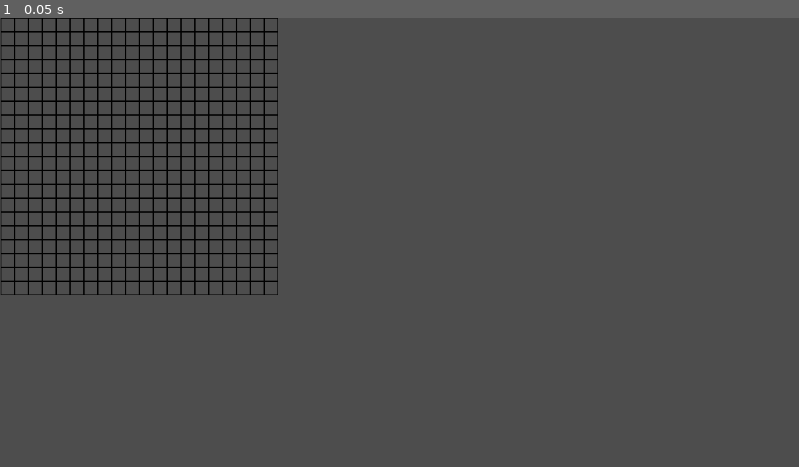
Above: before the commit, frame 1.
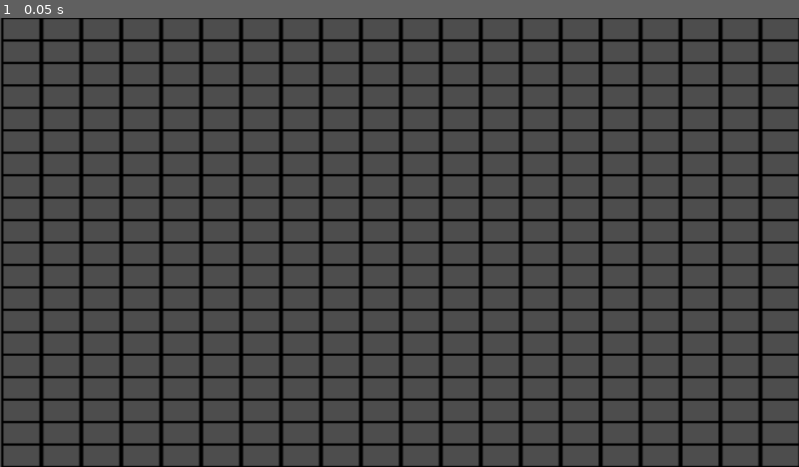
Above: after the commit, the same moment.

Repository: Deiuca/Grammatica
Game: Godot game, scene res://progetto.tscn
Two runs of this game, one before a commit and one after it. Both use one fixed random seed, a clock stepped at 60 frames per second and the inputs below.
Inputs:
- Up to frame 1 (0.05 s): no input

The runs differ from the first frame. In frame 1, 25% of the frame differs, in the area x 0-100%, y 0-100%.

Commit message:
Finito imlementare core-lavoro-stringhe, no tested

Diff:
--- a/Script/generatore_livello.gd
+++ b/Script/generatore_livello.gd
@@ -2,24 +2,104 @@
 
 @export var width = 20
 @export var height = 20
-@export var texture_down = 20
+@export var texture_size = Vector2(20,20)
+
+@export var generator_seed : int = randi() % 3000
+
+var randomGenerator : RandomNumberGenerator = RandomNumberGenerator.new()
 
 var celle = []
+var stringa = "AAAAAAAAAAAAAAAAAAAAT"
 
 # Called when the node enters the scene tree for the first time.
 func _ready():
+
+	self.randomGenerator.set_seed(self.generator_seed)
+	print(generator_seed)
+
 	inizializza_griglia()
-
 
 # Called every frame. 'delta' is the elapsed time since the previous frame.
 func _process(delta):
 	pass
 
+func applica_regole():
+	for regola in Regole.regole:
+		var indxTrigger = trova_in_str(regola[1])
+		while indxTrigger != -1:
+			var daSostituire = true
+			#Cond aggiuntive
+			for cond in regola[2]:
+				daSostituire &= verifica_cond(cond, indxTrigger)
+
+			if daSostituire:
+				for s in regola[3]:
+					applica_sostituzioni(s)
+
+			indxTrigger = trova_in_str(regola[1], indxTrigger+1)
+
 func inizializza_griglia():
+
+	var windows_size = get_viewport().size
+	var cell_scale = Vector2((windows_size.x/texture_size.x)/self.width, (windows_size.y/texture_size.y)/self.height)
+
 	for h in height:
 		for w in width:
 			var cella = preload("res://cella.tscn").instantiate()
-			cella.position.x = texture_down*w
-			cella.position.y = texture_down*h
+			cella.scale = cell_scale
+			cella.position.x = texture_size.x*w*cell_scale.x
+			cella.position.y = texture_size.y*h*cell_scale.y
 			celle.append(cella)
 			add_child(cella)
+
+func applica_sostituzioni(sostituzioni : Array[String], trigger_index := 0):
+	for sost in sostituzioni:
+		var num = ""
+		if sost[0] == "+":
+			sost = sost.left(1)
+
+		#ritorna num
+		var i = 0
+		while sost[i].is_valid_int() or sost[i] == "-":
+			num += sost[i]
+			sost = sost.left(i)
+			i += 1
+		num = num.to_int()
+		var index = trigger_index + num
+		if index >= 0 and index < (stringa.length() - sost.length()):
+			for p in range(index, index + sost.length()):
+				if sost[p] != "*":
+					stringa[p] = sost[p-index]
+
+
+func verifica_cond(cond, trigger_index := 0)-> bool:
+	var num = ""
+	if cond[0] == "+":
+		cond = cond.left(1)
+
+	#ritorna num
+	var i = 0
+	while cond[i].is_valid_int() or cond[i] == "-":
+		num += cond[i]
+		cond = cond.left(i)
+		i += 1
+
+	num = num.to_int()
+	var index = trigger_index + num
+	if index >= 0 and index < (stringa.length() - cond.length()):
+		var subDaControllare = stringa.substr(index, index+cond.length())
+		var compatibile = true
+		for c in range(subDaControllare.length()):
+			compatibile &= subDaControllare[c] == cond[c] or cond[c] == "*"
+		return compatibile
+	return false
+
+func trova_in_str(daTrovare, offset = 0) -> int :
+	for i in range(offset, stringa.length, daTrovare.length()):
+		var subCorrente = stringa.substr(i, i+daTrovare.length())
+		var trovata = true
+		for s in range(subCorrente.length()):
+			trovata &= subCorrente[s] == daTrovare[s] or daTrovare[s] == "*"
+		if trovata:
+			return i
+	return -1
--- a/progetto.tscn
+++ b/progetto.tscn
@@ -3,5 +3,6 @@
 [ext_resource type="PackedScene" uid="uid://c8hfqyd82ojw5" path="res://generatore_livello.tscn" id="1_ehiig"]
 
 [node name="Progetto" type="Node2D"]
+position = Vector2(1, 0)
 
 [node name="Generatore Livello" parent="." instance=ExtResource("1_ehiig")]
--- a/project.godot
+++ b/project.godot
@@ -15,6 +15,10 @@
 config/features=PackedStringArray("4.2", "Forward Plus")
 config/icon="res://icon.svg"
 
+[autoload]
+
+Regole="*res://regole.gd"
+
 [dotnet]
 
 project/assembly_name="Grammatica"
--- /dev/null
+++ b/regole.gd
@@ -0,0 +1,6 @@
+extends Node2D
+
+var regole = [
+	#Nome; Trigger; Condizioni Aggiuntive; Sostituzione
+	["regola1", "T", [], ["TTT"]]
+]
